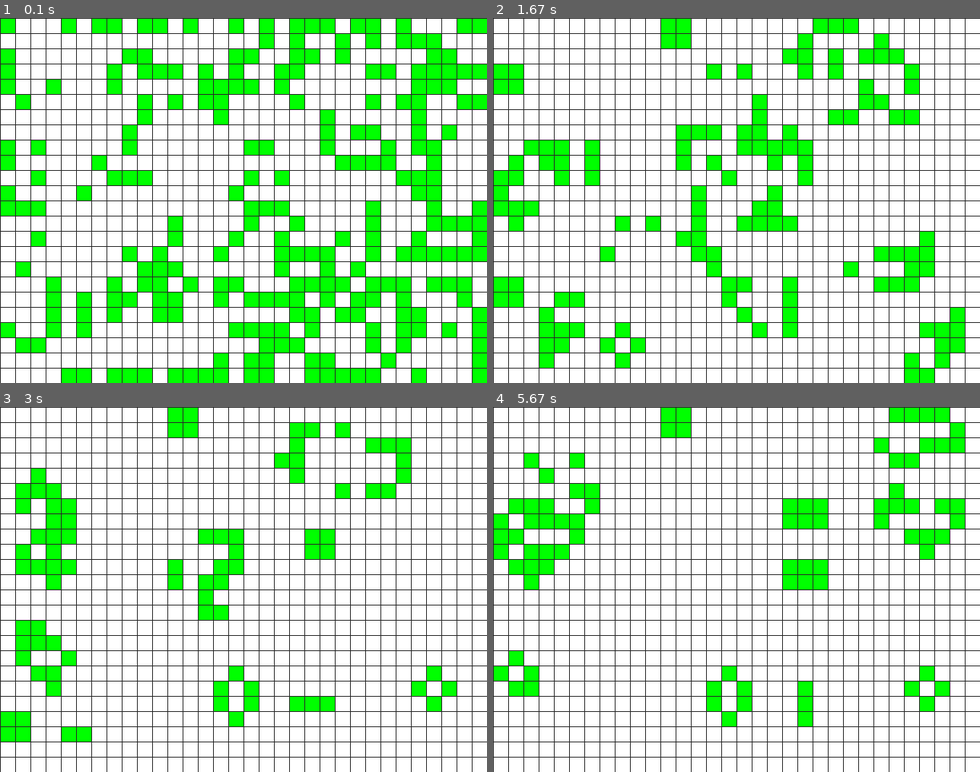
Above: before the commit, frames 1-4 (two rows, left to right).
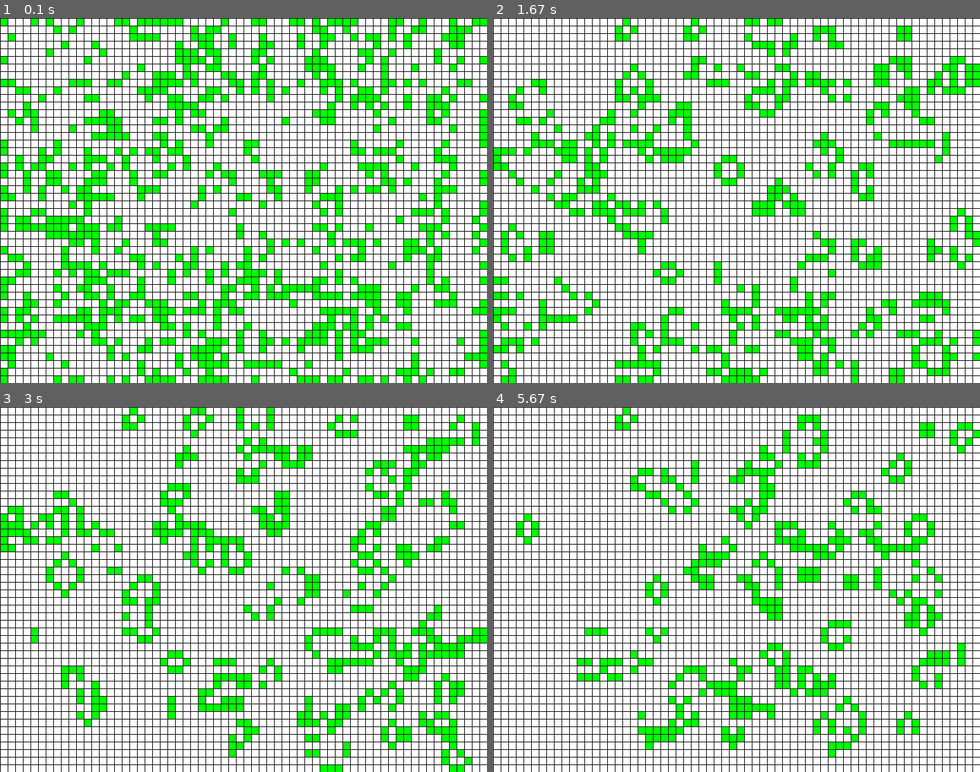
Above: after the commit, the same moments.

Repository: CoderDojoLu/py-club
Game: pygame game, started from GoL/main.py
Two runs of this game, one before a commit and one after it. Both use one fixed random seed, a clock stepped at 60 frames per second and the inputs below.
Inputs:
- Up to frame 1 (0.1 s): no input
- Up to frame 2 (1.67 s): no input
- Up to frame 3 (3 s): no input
- Up to frame 4 (5.67 s): no input

The runs differ from the first frame. In frame 1, 42% of the frame differs, in the area x 0-100%, y 0-100%; in frame 2, 32%; in frame 3, 28%; in frame 4, 26%.

Commit message:
Added remaining files, testing at home now :)

Diff:
--- a/GoL/main.py
+++ b/GoL/main.py
@@ -3,13 +3,22 @@
 from pygame.locals import *
 
 FPS = 10
+CELLSIZE=10
 WIDTH=640
 HEIGHT=480
-CELLSIZE=20
-assert WIDTH % CELLSIZE == 0, "WIDTH must be a multiple of CELLSIZE"
-assert HEIGHT % CELLSIZE == 0, "HEIGHT must be a multiple of CELLSIZE"
-CELLWIDTH = WIDTH / CELLSIZE
-CELLHEIGHT = HEIGHT / CELLSIZE
+FULLSCREEN=True
+pygame.init()
+global screen
+screen = pygame.display.set_mode((WIDTH, HEIGHT))
+flags = screen.get_flags()
+bits = screen.get_bitsize()
+w,h = screen.get_width(),screen.get_height()
+screen = pygame.display.set_mode((w,h),flags^FULLSCREEN,bits)
+
+assert w % CELLSIZE == 0, "WIDTH must be a multiple of CELLSIZE"
+assert h % CELLSIZE == 0, "HEIGHT must be a multiple of CELLSIZE"
+CELLWIDTH = w / CELLSIZE
+CELLHEIGHT = h / CELLSIZE
 x = 100
 y = 0
 #os.environ['SDL_VIDEO_WINDOW_POS'] = "%d,%d" % (x,y)
@@ -21,6 +30,27 @@
 WHITE = (255,255,255)
 DARKGRAY = (40,40,40)
 GREEN = (0, 255, 0)
+
+def toggle_fullscreen():
+    screen = pygame.display.get_surface()
+    tmp = screen.convert()
+    caption = pygame.display.get_caption()
+    cursor = pygame.mouse.get_cursor()  # Duoas 16-04-2007
+
+    w,h = screen.get_width(),screen.get_height()
+
+    pygame.display.quit()
+    pygame.display.init()
+
+    screen = pygame.display.set_mode((w,h),flags^FULLSCREEN,bits)
+    screen.blit(tmp,(0,0))
+    pygame.display.set_caption(*caption)
+
+    pygame.key.set_mods(0) #HACK: work-a-round for a SDL bug??
+
+    pygame.mouse.set_cursor( *cursor )  # Duoas 16-04-2007
+
+    return screen
 
 def drawGrid():
     for x in range(0, WIDTH, CELLSIZE):
@@ -85,10 +115,7 @@
     return lifeDict
 
 def main():
-    pygame.init()
-    global screen
     FPSCLOCK = pygame.time.Clock()
-    screen = pygame.display.set_mode((WIDTH, HEIGHT))
     pygame.display.set_caption('Game of Life')
     screen.fill(WHITE)
     lifeDict = blankGrid()
@@ -101,9 +128,13 @@
 
     while True:
         for event in pygame.event.get():
+            if event.type is KEYDOWN and event.key == K_ESCAPE: _quit = True
             if event.type == QUIT:
                 pygame.quit()
                 sys.exit()
+            if (event.type is KEYDOWN and event.key == K_RETURN
+                    and (event.mod&(KMOD_LALT|KMOD_RALT)) != 0):
+                toggle_fullscreen()
 
         lifeDict = tick(lifeDict)
         for item in lifeDict:
